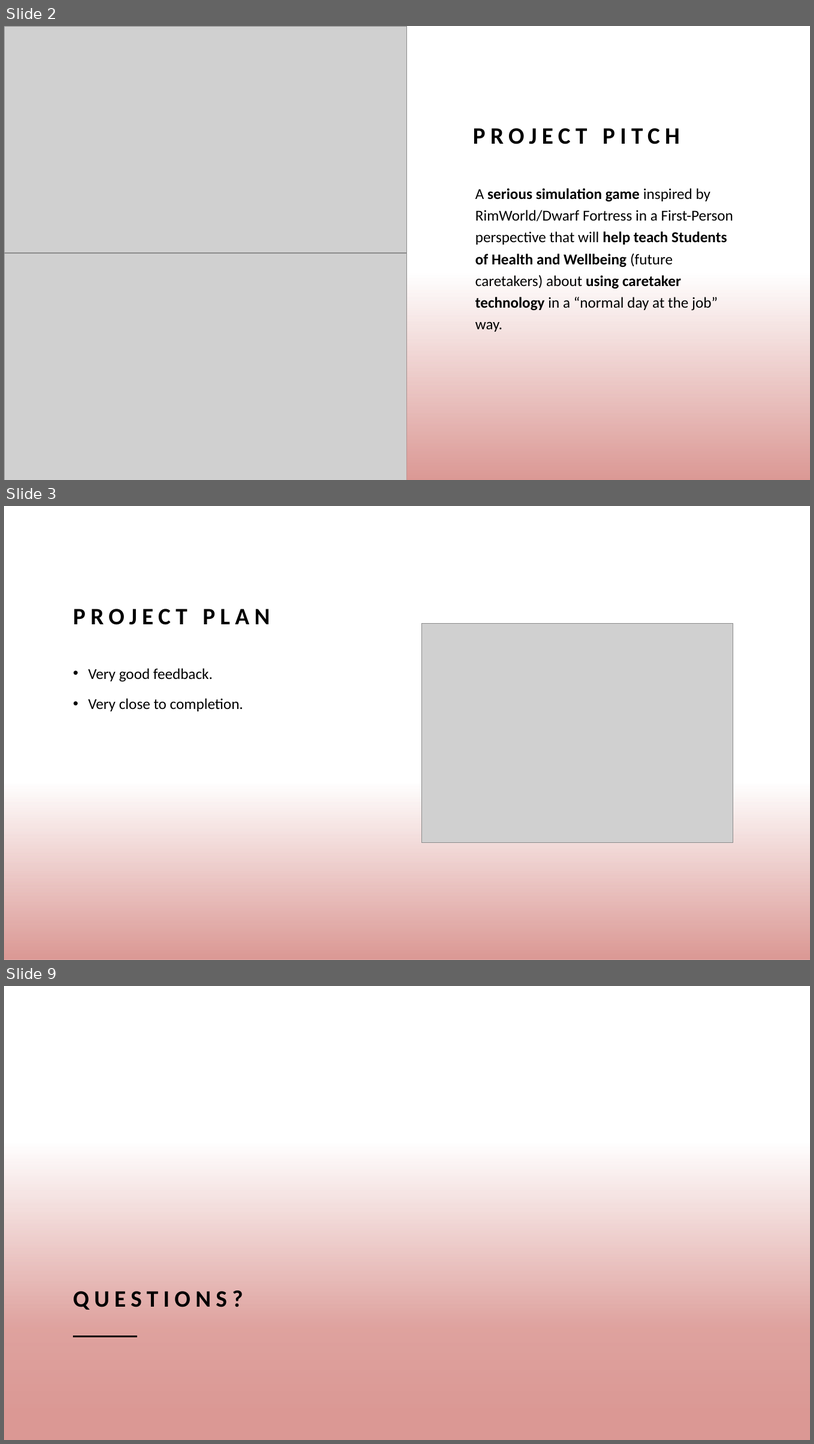
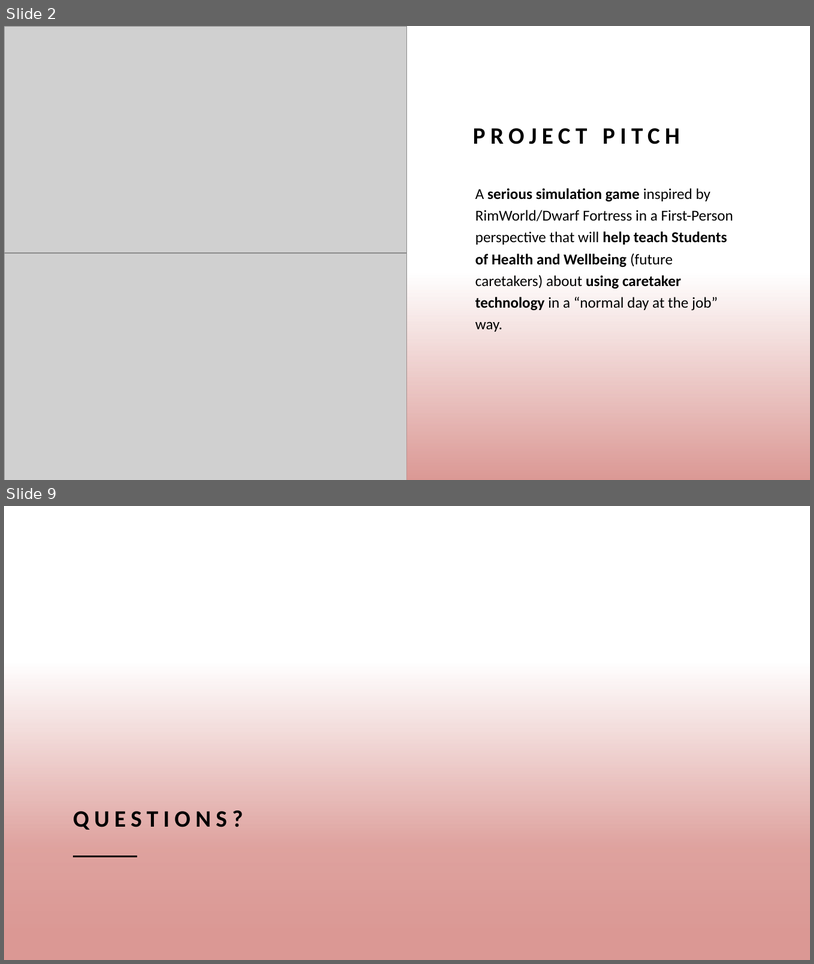
Before and after one commit to Snechar/CaretakerSim, a slide deck: Documents/Pitch.pptx. Shown one above the other, each under a label of ours: slides 2, 3 and 9 before the commit, slides 2 and 9 after it; the slides between them are not shown. The pictures are 814x1444 and 814x964 pixels, drawn with LibreOffice and Linux fonts; fonts in the diff are those of the drawing; grey boxes stand for pictures; background and template pictures are left out. Boxes give left, top, right and bottom in pixels: in the first picture for what was removed or moved away, otherwise in the second. Text is boxed around its words. In the diff, an @@ line names an element or a change of style, - is before the commit and + after.

```diff
--- a/Documents/Pitch.pptx
+++ b/Documents/Pitch.pptx
@@ slide 3 removed at (x1=4, y1=506, x2=810, y2=960), background #FFFFFF; not listed: 1 template element that a slide beside it also shows @@
@@ rectangle removed at (x1=4, y1=506, x2=810, y2=960) @@
@@ title removed at (x1=73, y1=609, x2=270, y2=625) @@
-PROJECT PLAN
@@ picture removed at (x1=422, y1=623, x2=734, y2=843) @@
@@ text removed at (x1=88, y1=668, x2=243, y2=711) @@
-• Very good feedback.
-• Very close to completion.
@@ rectangle removed at (x1=4, y1=753, x2=810, y2=960) @@
```
Also in this commit, not shown: 2 slides changed, 5 slides added, 4 other slides removed.
